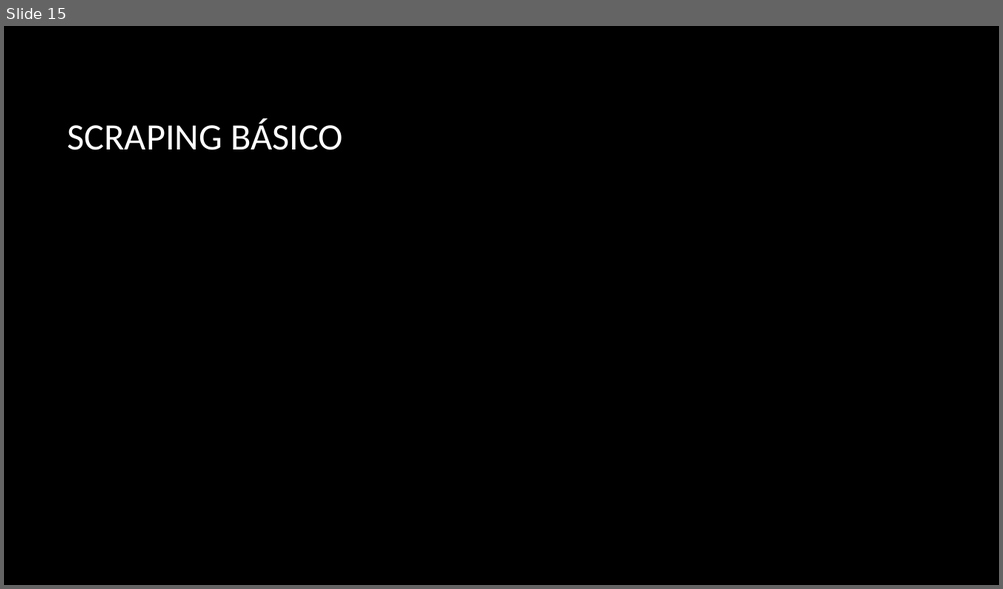
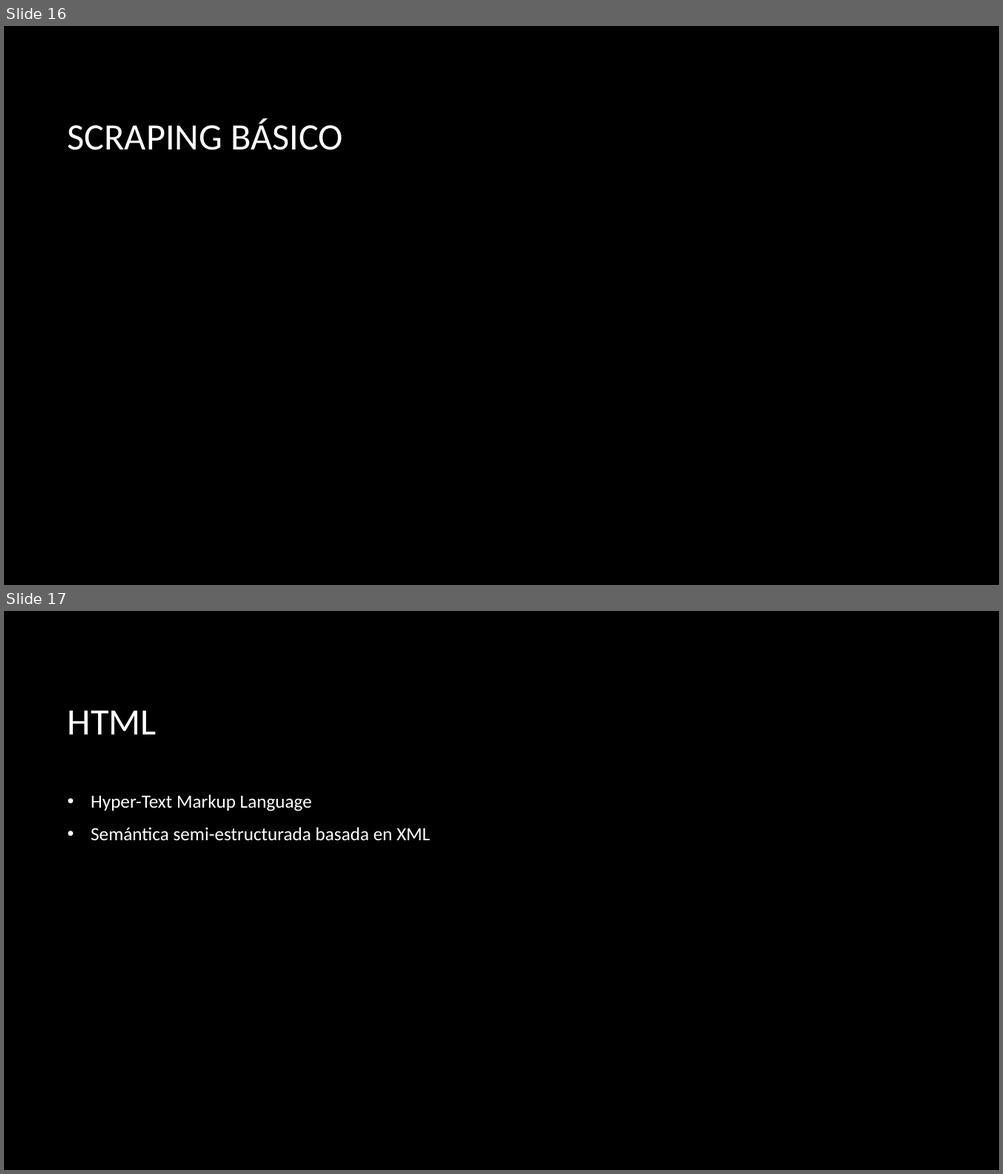
Before and after one commit to jofaval/talks-about, a slide deck: uv/web-scraping-y-las-bases-de-datos-ofuscadas/web-scraping-core.pptx. Shown one above the other, each under a label of ours: slide 15 before the commit, slides 16 and 17 after it. The pictures are 1003x589 and 1003x1174 pixels, drawn with LibreOffice and Linux fonts; fonts in the diff are those of the drawing; background and template pictures are left out. Boxes give left, top, right and bottom in pixels: in the first picture for what was removed or moved away, otherwise in the second. Text is boxed around its words. In the diff, an @@ line names an element or a change of style, - is before the commit and + after.

```diff
--- a/uv/web-scraping-y-las-bases-de-datos-ofuscadas/web-scraping-core.pptx
+++ b/uv/web-scraping-y-las-bases-de-datos-ofuscadas/web-scraping-core.pptx
@@ slide 17 added at bbox=[4, 611, 999, 1170], background picture (left out) @@
@@ title added at bbox=[68, 710, 156, 735], 36 pt, text #FFFFFF @@
+HTML
@@ text added at bbox=[91, 795, 430, 841], 18 pt, text #FFFFFF @@
+• Hyper-Text Markup Language
+• Semántica semi-estructurada basada en XML
@@ what was slide 15 is now slide 16 @@
```
Also in this commit, not shown: 6 slides changed, 4 other slides added.
